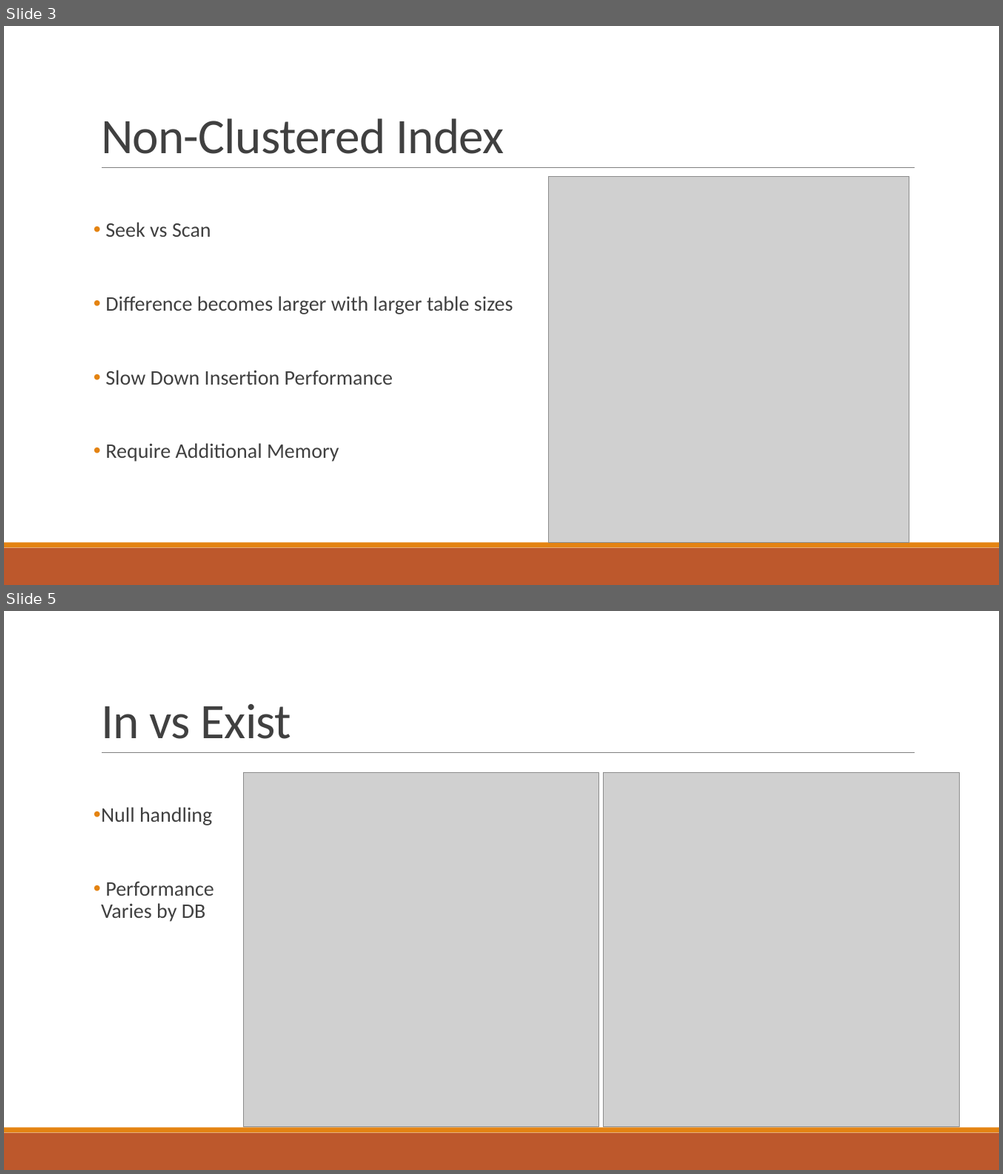
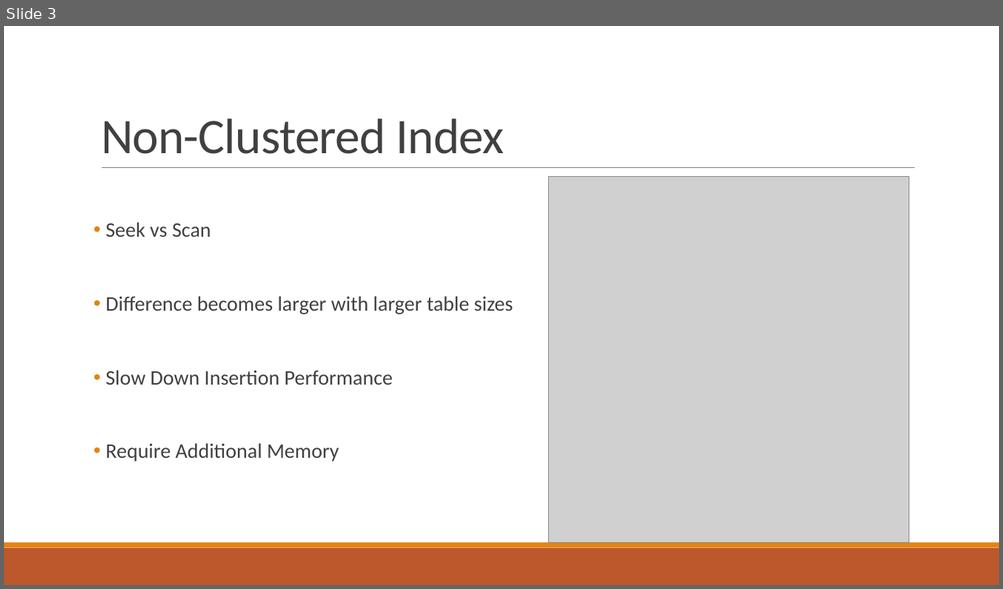
Before and after one commit to DanielPeshkov/skillstorm-training, a slide deck: QA/QA 2/presentation.pptx. Shown one above the other, each under a label of ours: slides 3 and 5 before the commit, slide 3 after it; the slides between them are not shown. The pictures are 1003x1174 and 1003x589 pixels, drawn with LibreOffice and Linux fonts; fonts in the diff are those of the drawing; grey boxes stand for pictures. Boxes give left, top, right and bottom in pixels: in the first picture for what was removed or moved away, otherwise in the second. Text is boxed around its words. In the diff, an @@ line names an element or a change of style, - is before the commit and + after.

```diff
--- a/QA/QA 2/presentation.pptx
+++ b/QA/QA 2/presentation.pptx
@@ slide 5 removed at box(4, 611, 999, 1170), background #FFFFFF; not listed: 3 template elements that a slide beside it also shows @@
@@ title removed at box(101, 704, 291, 739) @@
-In vs Exist
@@ picture removed at box(244, 772, 600, 1127) @@
@@ picture removed at box(603, 772, 959, 1127) @@
@@ text removed at box(101, 807, 214, 922) @@
-• Null handling
-• Performance Varies by DB
```
Also in this commit, not shown: 3 slides changed, 1 other slide removed, 1 other file.
